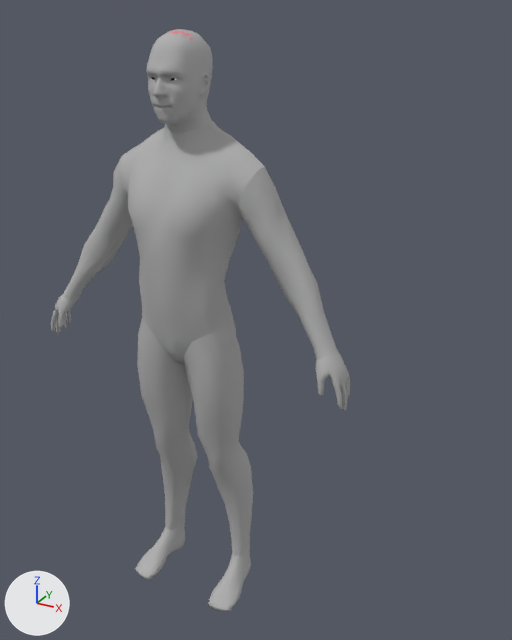
An edit to the glTF model public/images/Char_Base.blend2.glb, drawn before and after from the same camera.
Rendered twice from a 50 mm camera at (0.561, -1.84, 2.058) aimed at (-0.466, 0.026, 1.125). The lights are fixed; the arrows at lower left show +X, +Y and +Z. Where no turn or scale is listed for an object, it has been applied to the vertices. Vertices at the same position are counted once.

Objects in the first picture: 'Brain', 'Char_lp', 'body', 'hand1', 'hand2', 'head', 'leg1', 'leg2'.
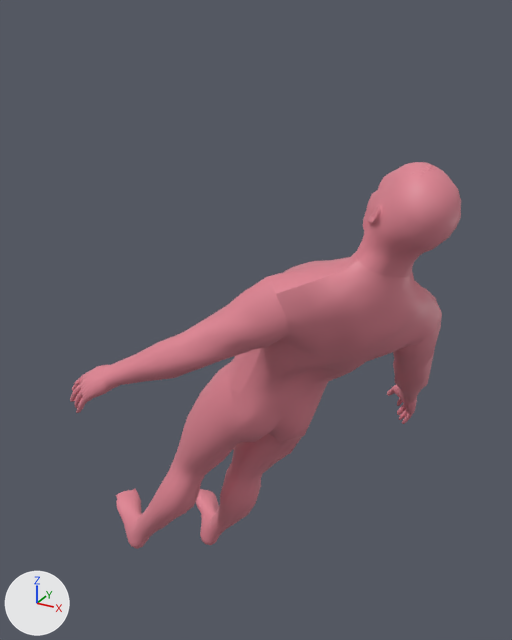
Where the newer file only moved an object's origin or applied its transform, the numbers keep the older frame.

Changed parts and their boxes [x1, y1, x2, y2] in the pictures (512 x 640 px):
'Char_lp', recoloured, moved, turned: before [51, 74, 350, 611]; after [70, 205, 442, 549]
'body', recoloured, moved, turned: before [120, 123, 264, 365]; after [228, 252, 441, 393]
'hand1', recoloured, moved, turned: before [239, 166, 337, 359]; after [103, 277, 289, 389]
'head', recoloured, moved, turned: before [146, 29, 213, 134]; after [356, 162, 461, 278]
'leg1', recoloured, moved, turned: before [183, 324, 253, 556]; after [135, 362, 255, 539]
'leg2', recoloured, moved, turned: before [137, 319, 198, 530]; after [209, 433, 303, 536]
'hand2', recoloured, moved, turned: before [64, 158, 133, 301]; after [393, 314, 442, 404]
'Brain', reshaped: before [169, 30, 194, 41]; after [410, 165, 438, 176]

Edits to the bpy script that builds the scene:
```text
Change me_untitled_002:
    where me_untitled_002.from_pydata(...)  # 46641 vertices, 93249 faces; spans x -0.0442..0.0768, y -0.067..0.0545, z -0.0631..0.0525
    me_untitled_002 part 1: the whole mesh is multiplied about its middle by the matrix ((-0.628, 0.566, 0.535), (-0.738, -0.651, -0.178), (0.247, -0.507, 0.826)), then moved by (0.823, -0.2492, -0.2623)
Change me_body1_007:
    where me_body1_007.from_pydata(...)  # 201 vertices, 336 faces; spans x -0.252..0.252, y -0.165..0.06, z 0.933..1.74
    remove me_body1_007.materials.append(mat_char_lp)  # grey #b0b0b0
    add me_body1_007.materials.append(mat_brain_texture_blinn2)  # pink #e08594
Change me_body1_006:
    where me_body1_006.from_pydata(...)  # 99 vertices, 176 faces; spans x 0.182..0.538, y -0.067..0.119, z 1.075..1.621
    remove me_body1_006.materials.append(mat_char_lp)  # grey #b0b0b0
    add me_body1_006.materials.append(mat_brain_texture_blinn2)  # pink #e08594
Change me_body1_002:
    where me_body1_002.from_pydata(...)  # 143 vertices, 264 faces; spans x -0.195..-0.012, y -0.125..0.127, z 0.121..1.11
    remove me_body1_002.materials.append(mat_char_lp)  # grey #b0b0b0
    add me_body1_002.materials.append(mat_brain_texture_blinn2)  # pink #e08594
Change me_body1_004:
    where me_body1_004.from_pydata(...)  # 143 vertices, 264 faces; spans x 0.012..0.195, y -0.125..0.127, z 0.121..1.11
    remove me_body1_004.materials.append(mat_char_lp)  # grey #b0b0b0
    add me_body1_004.materials.append(mat_brain_texture_blinn2)  # pink #e08594
Change me_body1_005:
    where me_body1_005.from_pydata(...)  # 99 vertices, 176 faces; spans x -0.538..-0.182, y -0.067..0.119, z 1.075..1.621
    remove me_body1_005.materials.append(mat_char_lp)  # grey #b0b0b0
    add me_body1_005.materials.append(mat_brain_texture_blinn2)  # pink #e08594
Change me_body1_001:
    where me_body1_001.from_pydata(...)  # 728 vertices, 1354 faces; spans x -0.089..0.089, y -0.139..0.101, z 1.713..2.004
    remove me_body1_001.materials.append(mat_char_lp)  # grey #b0b0b0
    add me_body1_001.materials.append(mat_brain_texture_blinn2)  # pink #e08594
Change me_body1:
    where me_body1.from_pydata(...)  # 1738 vertices, 3250 faces; spans x -0.59..0.59, y -0.17..0.15, z 0.0..1.89
    me_body1 part 2: all 2738 faces that had it switch from mat_char_lp (grey #b0b0b0) to mat_brain_texture_blinn2 (pink #e08594)
Change ob_body:
    ob_body.location: (-0.703, 0.0, 0.0) -> (-0.902, 0.072, 0.066)
    ob_body.rotation_euler: (0.0, 0.0, 0.0) -> (-0.55, -0.25, -2.275)  # degrees (0, 0, 0) -> degrees (-32, -14, -130)
Change ob_hand1:
    ob_hand1.location: (-0.703, 0.0, 0.0) -> (-0.902, 0.072, 0.066)
    ob_hand1.rotation_euler: (0.0, 0.0, 0.0) -> (-0.55, -0.25, -2.275)  # degrees (0, 0, 0) -> degrees (-32, -14, -130)
Change ob_leg2:
    ob_leg2.location: (-0.703, 0.0, 0.0) -> (-0.902, 0.072, 0.066)
    ob_leg2.rotation_euler: (0.0, 0.0, 0.0) -> (-0.55, -0.25, -2.275)  # degrees (0, 0, 0) -> degrees (-32, -14, -130)
Change ob_leg1:
    ob_leg1.location: (-0.703, 0.0, 0.0) -> (-0.902, 0.072, 0.066)
    ob_leg1.rotation_euler: (0.0, 0.0, 0.0) -> (-0.55, -0.25, -2.275)  # degrees (0, 0, 0) -> degrees (-32, -14, -130)
Change ob_hand2:
    ob_hand2.location: (-0.703, 0.0, 0.0) -> (-0.902, 0.072, 0.066)
    ob_hand2.rotation_euler: (0.0, 0.0, 0.0) -> (-0.55, -0.25, -2.275)  # degrees (0, 0, 0) -> degrees (-32, -14, -130)
Change ob_head:
    ob_head.location: (-0.703, 0.0, 0.0) -> (-0.902, 0.072, 0.066)
    ob_head.rotation_euler: (0.0, 0.0, 0.0) -> (-0.55, -0.25, -2.275)  # degrees (0, 0, 0) -> degrees (-32, -14, -130)
Change ob_char_lp:
    ob_char_lp.location: (-0.703, 0.0, 0.0) -> (-0.902, 0.072, 0.066)
    ob_char_lp.rotation_euler: (0.0, 0.0, 0.0) -> (-0.55, -0.25, -2.275)  # degrees (0, 0, 0) -> degrees (-32, -14, -130)
```
